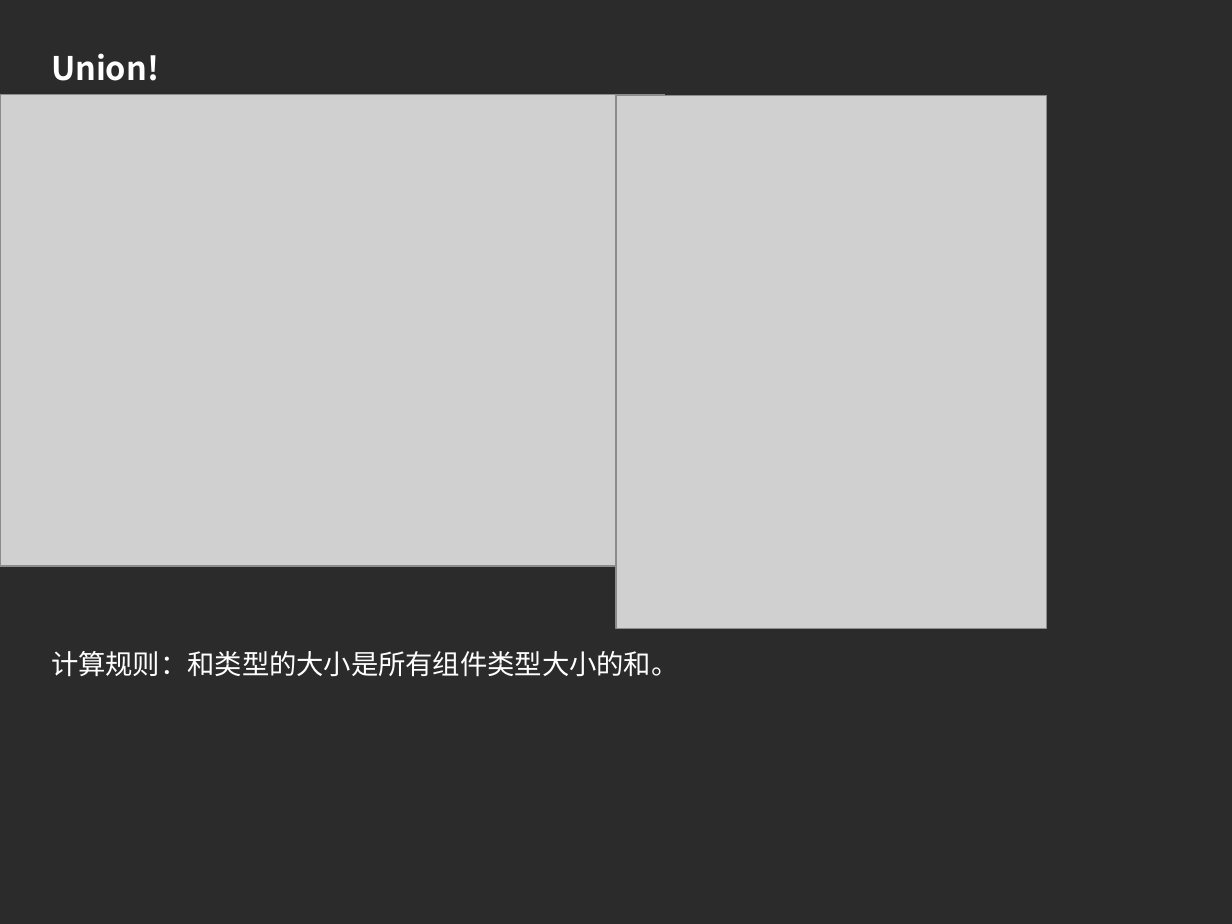
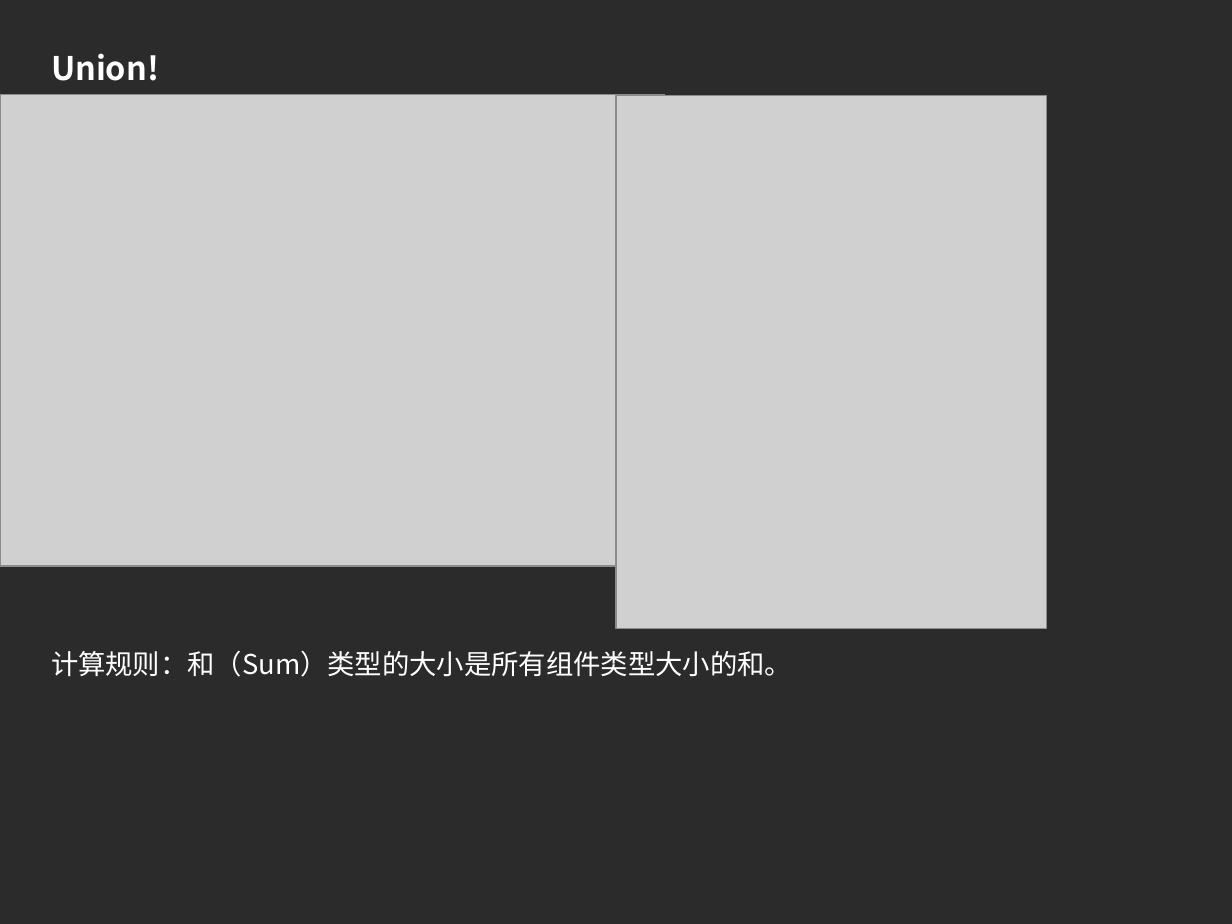
Before and after one commit to imlyzh/pycon, a slide deck: slide 33 of 静态类型的Python.pptx (slide 27 before the commit). Drawn at 1232x924 pixels with LibreOffice and Linux fonts; fonts in the diff are those of the drawing; grey boxes stand for pictures; background and template pictures are left out; a plain dark background stands for a picture behind light text. Boxes give left, top, right and bottom in pixels: in the first picture for what was removed or moved away, otherwise in the second. Text is boxed around its words. In the diff, an @@ line names an element or a change of style, - is before the commit and + after.

```diff
--- a/静态类型的Python.pptx
+++ b/静态类型的Python.pptx
@@ text at bbox=[51, 650, 792, 677]: text changed @@
-计算规则：和类型的大小是所有组件类型大小的和。
+计算规则：和（Sum）类型的大小是所有组件类型大小的和。
```
Also in this commit, not shown: 6 other slides changed, 11 slides added, 3 slides removed, 6 other files.
